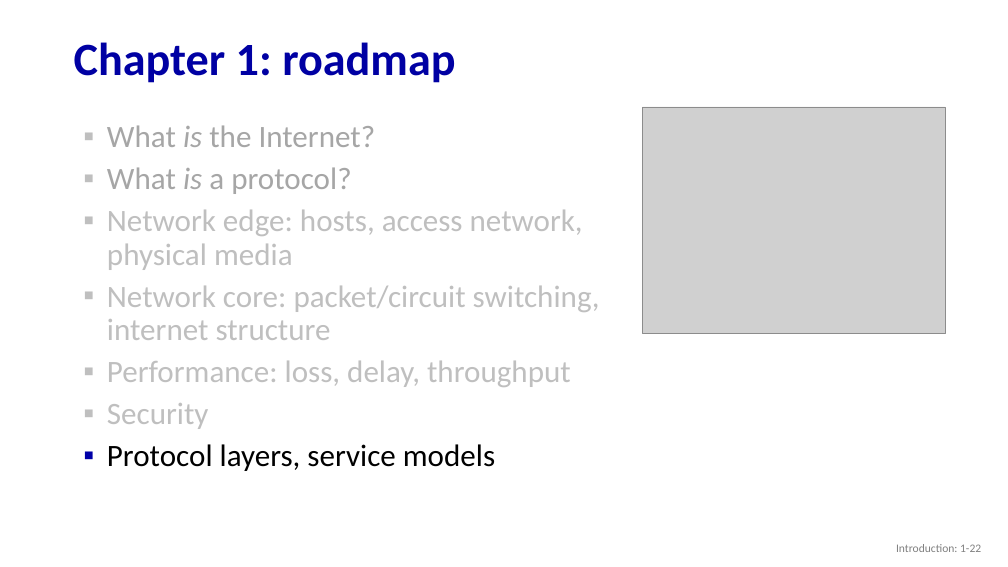
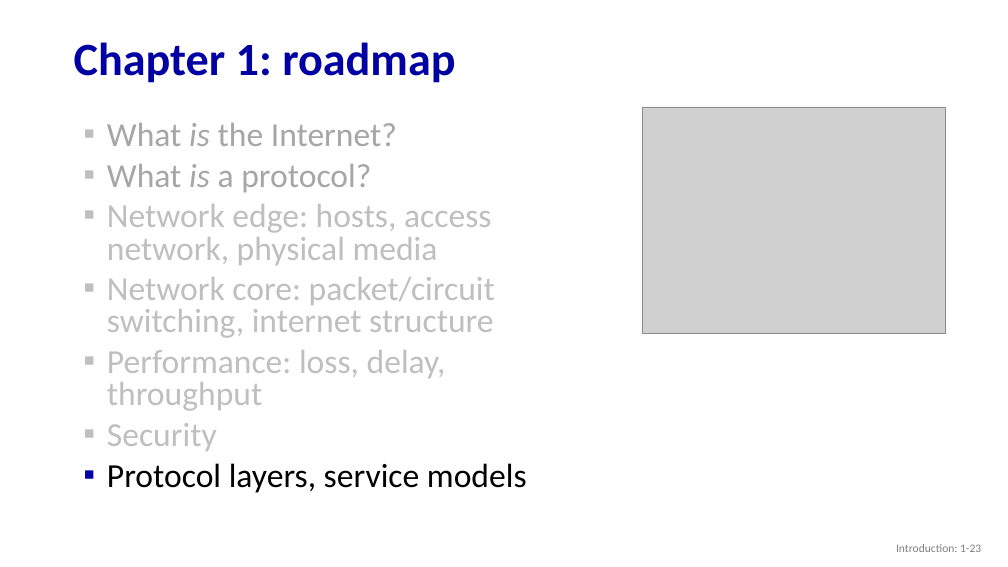
Before and after one commit to guhofstra/CSC175, a slide deck: slide 23 of PPTs/1.4 1.5 1.6 Performance Security Layers.pptx (slide 22 before the commit). Drawn at 1008x567 pixels with LibreOffice and Linux fonts; fonts in the diff are those of the drawing; grey boxes stand for pictures. Boxes give left, top, right and bottom in pixels: in the first picture for what was removed or moved away, otherwise in the second. Text is boxed around its words. In the diff, an @@ line names an element or a change of style, - is before the commit and + after.

```diff
--- a/PPTs/1.4 1.5 1.6 Performance Security Layers.pptx
+++ b/PPTs/1.4 1.5 1.6 Performance Security Layers.pptx
@@ text "What is the Internet?" at box(107, 123, 527, 493): size 29.6 to 32 pt; line spacing 0.9 to 0.8 @@
```
Also in this commit, not shown: 3 other slides changed, 1 slide added, 4 other files.
